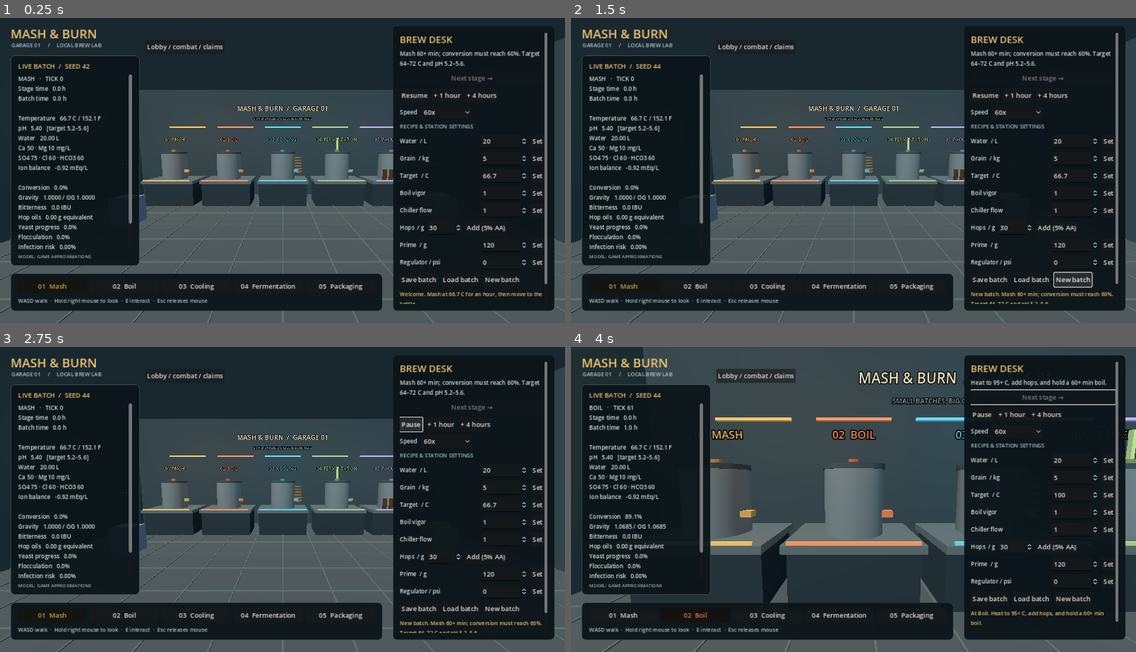
Above: before the commit, frames 1-4 (two rows, left to right).
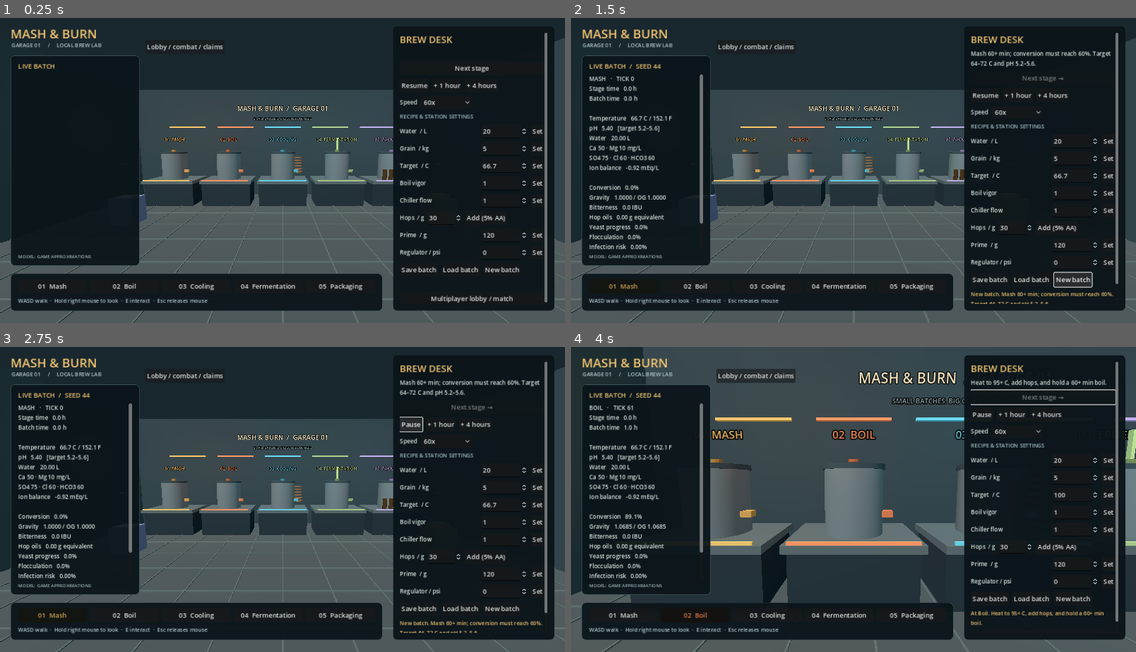
Above: after the commit, the same moments.

Repository: jpeckham/MashAndBurn
Game: Godot game, scene res://scenes/garage/garage.tscn
Same seed, same stepped clock (60 frames per second), same inputs: the game is played once before the commit and once after it.
Inputs:
- Up to frame 1 (0.25 s): no input
- Up to frame 2 (1.5 s): click "New batch" at 0.5 s; click "New batch" at 1.25 s
- Up to frame 3 (2.75 s): click "Resume" at 2 s
- Up to frame 4 (4 s): click "+ 1 hour" at 2.75 s; click "Next stage →" at 3.5 s

The runs differ from the first frame. In frame 1, 6.0% of the frame differs, in the area x 3-97%, y 10-94%; in frame 2, less than 0.1%; in frame 3, less than 0.1%; in frame 4, less than 0.1%.
Error after the commit: Parse Error: Static function "get_current_rendering_method()" not found in base "GDScriptNativeClass". (res://src/visuals/visuals_module.gd:28)

Commit message:
feat: connect beer optics and layered fire effects to garage snapshots

Diff:
--- a/project.godot
+++ b/project.godot
@@ -1,7 +1,7 @@
 config_version=5
 
 [mash_burn]
-modules=["res://src/social/judging_module.gd","res://src/gameplay/multiplayer_module.gd"]
+modules=["res://src/social/judging_module.gd","res://src/gameplay/multiplayer_module.gd","res://src/visuals/visuals_module.gd"]
 
 [application]
 config/name="Mash & Burn"
--- a/src/gameplay/multiplayer_module.gd
+++ b/src/gameplay/multiplayer_module.gd
@@ -4,6 +4,7 @@
 const RemoteSession = preload("res://src/gameplay/network/remote_brew_session.gd")
 const Fire = preload("res://src/gameplay/fire/fire_claims.gd")
 const Props = preload("res://src/gameplay/staging_props.gd")
+const Thermal = preload("res://src/visuals/thermal_effect.gd")
 var garage: Node
 var network: Node
 var original_session
@@ -268,10 +269,12 @@
 		markers[who].position = Vector3(p.position[0],0,p.position[1])
 		markers[who].get_node("Nameplate").text = "%s  %.0f HP%s" % [p.name,p.health," [offline]" if not p.connected else ""]
 		if p.fire.phase == "staging":
-			if not fires.has(who): fires[who] = mesh_marker(Color("f2803b"),true)
+			if not fires.has(who):
+				fires[who] = Thermal.new()
+				garage.add_child(fires[who])
 			var origin: Array = p.fire.get("origin",p.position)
-			fires[who].position = Vector3(origin[0],.6,origin[1])
-			fires[who].scale = Vector3(3,6,3)*(.5+p.fire.heat)
+			fires[who].position = Vector3(origin[0],.05,origin[1])
+			fires[who].configure(p.fire.heat,true,p.fire.smoke)
 		elif fires.has(who):
 			fires[who].queue_free()
 			fires.erase(who)
--- a/src/visuals/thermal_effect.gd
+++ b/src/visuals/thermal_effect.gd
@@ -5,6 +5,12 @@
 var layer: MeshInstance3D
 var smoke: MeshInstance3D
 var light: OmniLight3D
+
+func observe_hazard(event: Dictionary) -> bool:
+	if not preload("res://src/contracts/protocol.gd").new().validate(event).is_empty(): return false
+	if event.get("type") != "HazardEvent" or event.get("kind") != "fire": return false
+	configure(1,true,.65)
+	return true
 
 func _ready() -> void:
 	material.shader = preload("res://src/visuals/vapor.gdshader")
--- /dev/null
+++ b/src/visuals/visuals_module.gd
@@ -0,0 +1,42 @@
+extends Node3D
+const Optics = preload("res://src/visuals/beer_optics.gd")
+const Display = preload("res://src/visuals/beer_display.gd")
+const Thermal = preload("res://src/visuals/thermal_effect.gd")
+var garage: Node
+var display: Node3D
+var incident: Node3D
+var optics := Optics.new()
+var caption: Label3D
+var last_batch := ""
+
+func setup(host: Node) -> void:
+	name = "BeerVisuals"
+	garage = host
+	display = Display.new()
+	add_child(display)
+	display.position = Vector3(0,1.0,-.5)
+	garage.box(Vector3(0,.46,-.5),Vector3(1.4,.92,.9),Color("24343b"))
+	garage.box(Vector3(0,.95,-.5),Vector3(1.5,.07,1),Color("91a5a9"),.75)
+	caption = garage.sign3d("BEER SAMPLE / OPTICAL ESTIMATE",Vector3(0,2.5,-.7),Color("efc16c"),20)
+	incident = Thermal.new()
+	add_child(incident)
+	incident.position = Vector3(0,.05,-1)
+	garage.button("Inspect beer & effects",garage.module_slot,func():
+		garage.camera.position = Vector3(0,1.95,2.5)
+		garage.camera.look_at(Vector3(0,1.6,-.5))
+		garage.look_pitch = garage.camera.rotation.x)
+	if RenderingServer.get_current_rendering_method() in ["forward_plus","mobile"]:
+		var probe := ReflectionProbe.new()
+		probe.size = Vector3(12,6,12)
+		probe.position = Vector3(0,2,0)
+		probe.update_mode = ReflectionProbe.UPDATE_ONCE
+		add_child(probe)
+
+func on_state(state: Dictionary) -> void:
+	var params: Dictionary = optics.from_batch(state,RenderingServer.get_current_rendering_method())
+	display.configure(params)
+	caption.text = "SRM ~%.0f / HAZE %.0f%% / FOAM %.0f%%\nARTISTIC CHEMISTRY ESTIMATE" % [params.srm,params.haze*100,params.foam*100]
+	if last_batch != state.batch_id:
+		last_batch = state.batch_id
+		incident.configure(0)
+	for event in garage.session.events: incident.observe_hazard(event)
--- a/tests/visuals/test_visuals.gd
+++ b/tests/visuals/test_visuals.gd
@@ -44,6 +44,18 @@
 	t.check(display.foam.visible and display.steam.visible,"foam and hot steam render in fallback")
 	display.configure(clear)
 	t.check(not display.foam.visible and not display.steam.visible,"cold flat chemistry disables foam/steam")
+	t.check(not display.steam.observe_hazard({"kind":"fire"}) and not display.steam.visible,"malformed hazard cannot enable visual fire")
+	t.check(display.steam.observe_hazard({"type":"HazardEvent","version":1,"seq":1,"tick":1,"safe_state":true,"kind":"fire"}) and display.steam.visible,"validated generic fire event drives independent VFX")
 	display.queue_free()
 	await t.process_frame
 	t.check(not is_instance_valid(display),"display and effect children are freed")
+	var garage = load("res://scenes/garage/garage.tscn").instantiate()
+	t.root.add_child(garage)
+	var module = garage.get_node("BeerVisuals")
+	var initial_srm: float = module.display.material.get_shader_parameter("srm")
+	garage.session.state.flaws.astringency = 1.0
+	garage.refresh()
+	t.check(module.display.material.get_shader_parameter("srm") > initial_srm,"live garage chemistry changes sample absorption")
+	garage.queue_free()
+	await t.process_frame
+	t.check(not is_instance_valid(module),"garage lifetime owns visual module")
